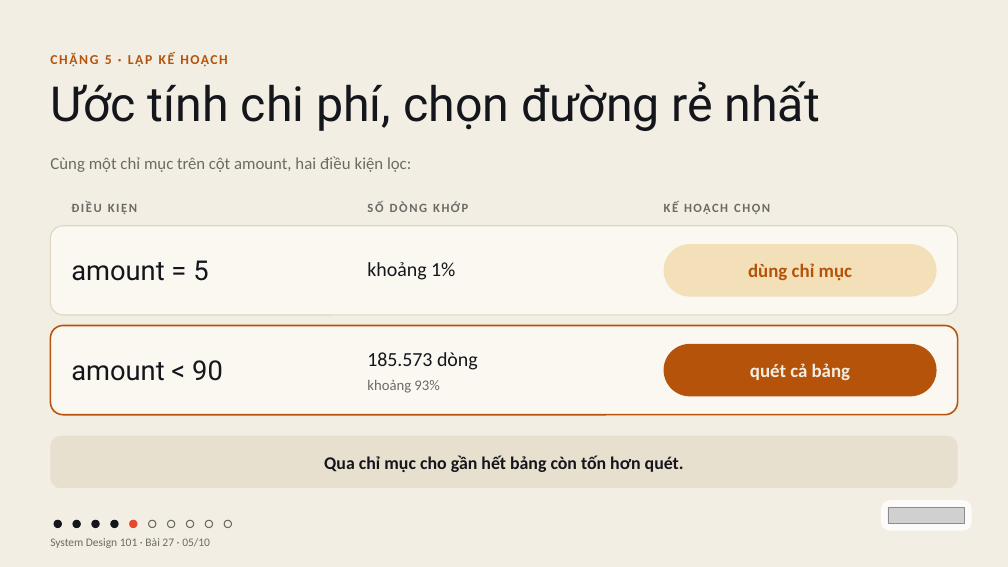
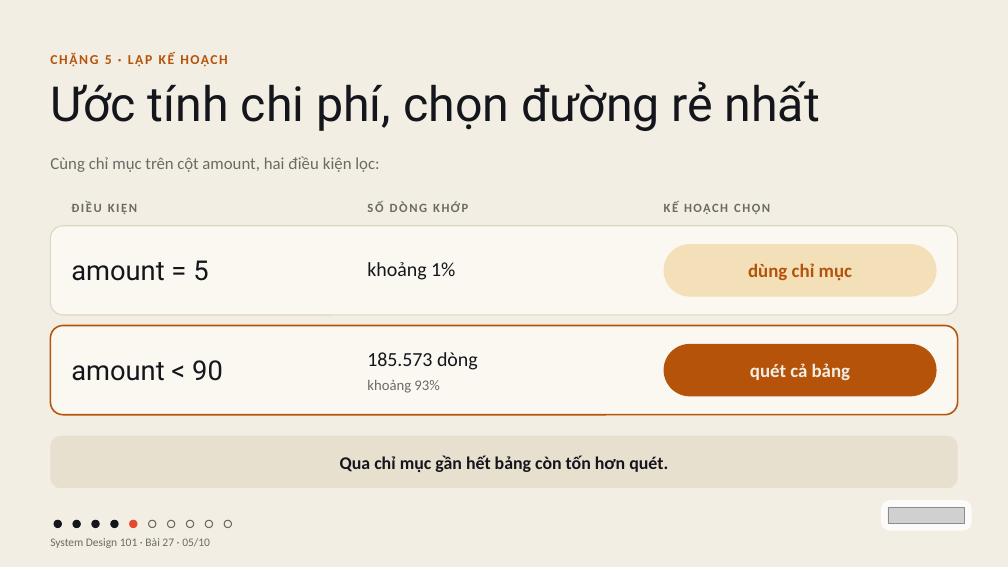
Before and after one commit to vohoailinh90/tool-marketing-studio, a slide deck: slide 5 of system-design-101/vi/lessons/sd-04-027/slides/sd-04-027.pptx. Drawn at 1008x567 pixels with LibreOffice and Linux fonts; fonts in the diff are those of the drawing; grey boxes stand for pictures. Boxes give left, top, right and bottom in pixels: in the first picture for what was removed or moved away, otherwise in the second. Text is boxed around its words. In the diff, an @@ line names an element or a change of style, - is before the commit and + after.

```diff
--- a/system-design-101/vi/lessons/sd-04-027/slides/sd-04-027.pptx
+++ b/system-design-101/vi/lessons/sd-04-027/slides/sd-04-027.pptx
@@ text at (50,156,379,172): text changed @@
-Cùng một chỉ mục trên cột amount, hai điều kiện lọc:
+Cùng chỉ mục trên cột amount, hai điều kiện lọc:
@@ text in rounded rectangle at (340,455,668,472): text changed @@
-Qua chỉ mục cho gần hết bảng còn tốn hơn quét.
+Qua chỉ mục gần hết bảng còn tốn hơn quét.
```
Also in this commit, not shown: 5 other slides changed, 4 other files.
